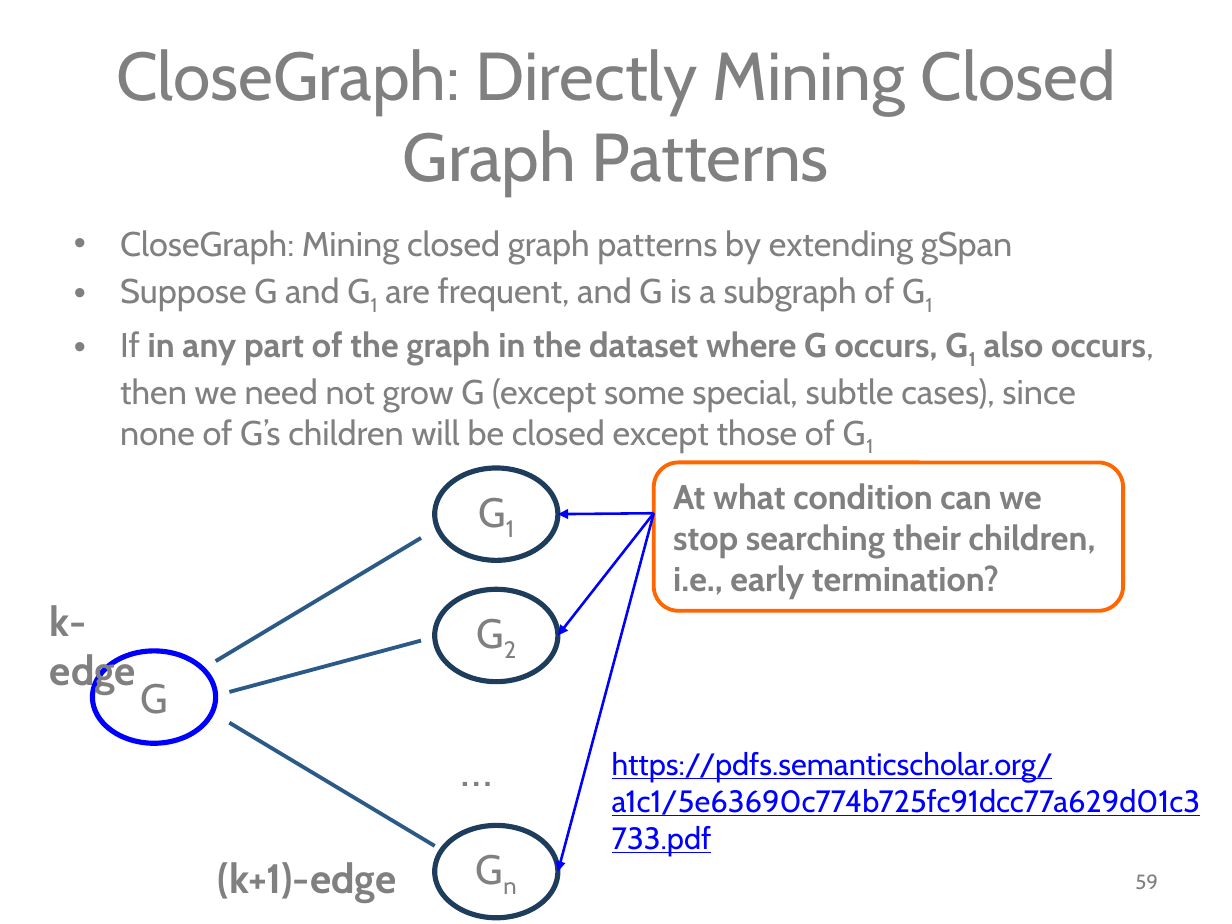
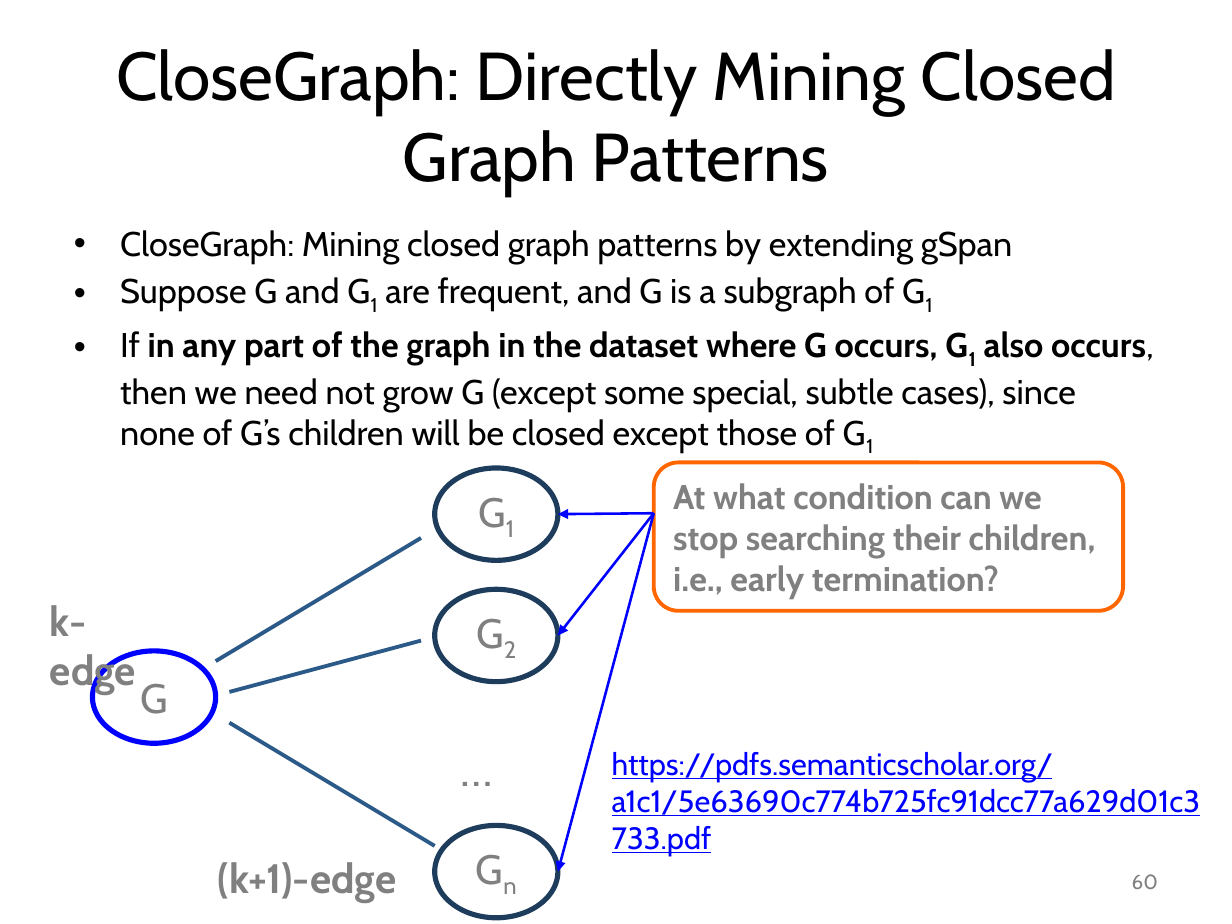
Before and after one commit to mjiang89/mjiang89.github.io, a slide deck: slide 60 of teaching/CS412Summer17-Chapter7.pptx (slide 59 before the commit). Drawn at 1232x924 pixels with LibreOffice and Linux fonts; fonts in the diff are those of the drawing. Boxes give left, top, right and bottom in pixels: in the first picture for what was removed or moved away, otherwise in the second. Text is boxed around its words. In the diff, an @@ line names an element or a change of style, - is before the commit and + after.

```diff
--- a/teaching/CS412Summer17-Chapter7.pptx
+++ b/teaching/CS412Summer17-Chapter7.pptx
@@ title "CloseGraph: Directly Mining Closed Graph ..." at bbox=[116, 49, 1116, 196]: text colour #808080 to #000000 @@
@@ text "CloseGraph: Mining closed graph patterns ..." at bbox=[120, 230, 1154, 453]: text colour #808080 to #000000 @@
@@ page number at bbox=[1132, 874, 1158, 889]: text changed @@
-59
+60
```
Also in this commit, not shown: 2 other slides changed, 2 slides added, 2 other files.
